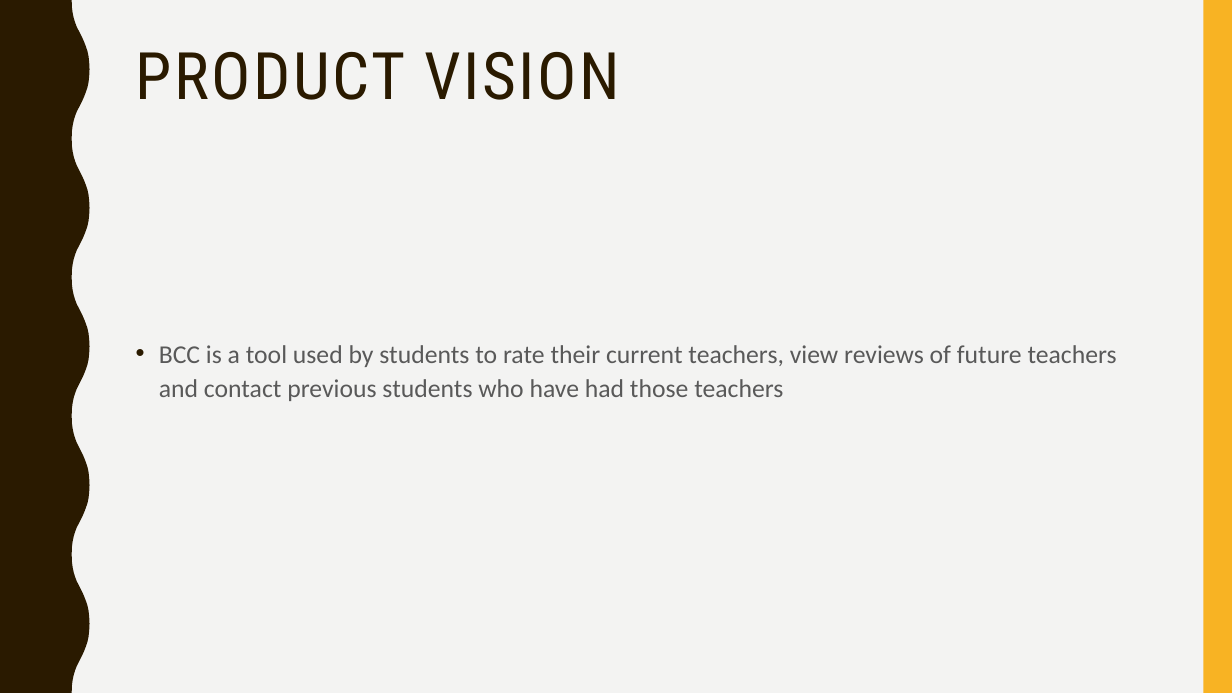
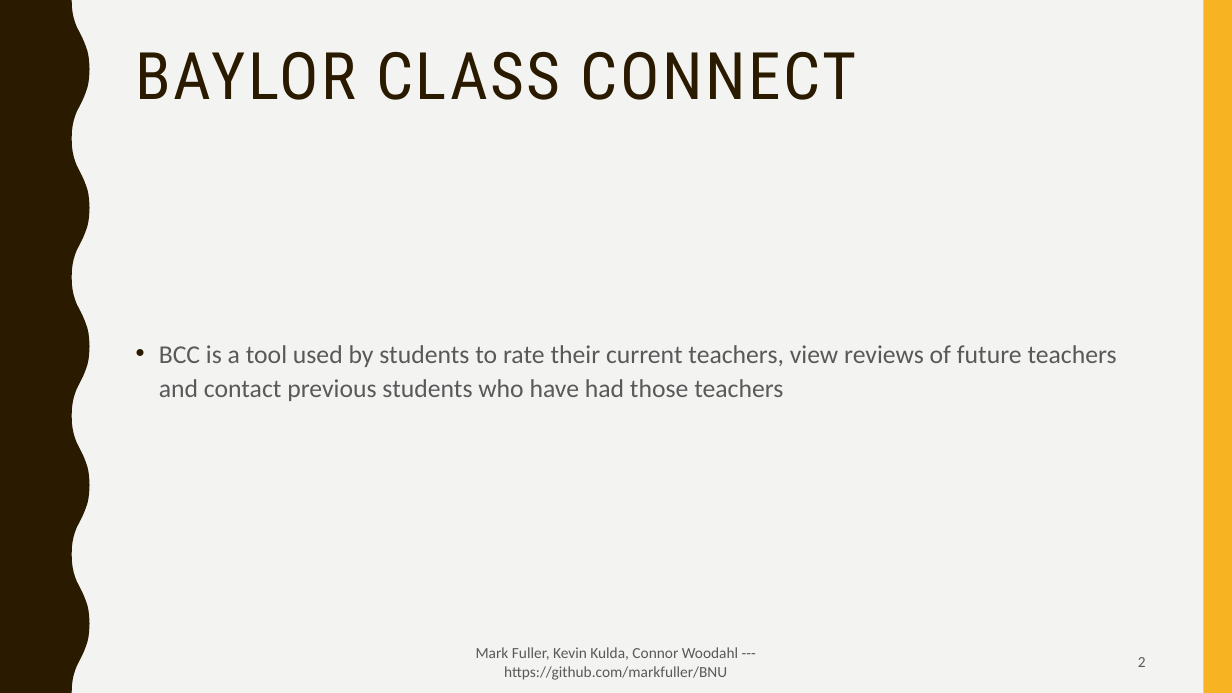
Before and after one commit to MarkFuller1/BCC, a slide deck: slide 2 of docs/BNU- BCC-1.pptx. Drawn at 1232x693 pixels with LibreOffice and Linux fonts; fonts in the diff are those of the drawing. Boxes give left, top, right and bottom in pixels: in the first picture for what was removed or moved away, otherwise in the second. Text is boxed around its words. In the diff, an @@ line names an element or a change of style, - is before the commit and + after.

```diff
--- a/docs/BNU- BCC-1.pptx
+++ b/docs/BNU- BCC-1.pptx
@@ title at [136,52,856,100]: text changed @@
-PRODUCT VISION
+BAYLOR CLASS CONNECT
@@ text added at [476,647,738,680], 12 pt, text #595959 @@
+Mark Fuller, Kevin Kulda, Connor Woodahl --- https://github.com/markfuller/BNU
@@ page number added at [1138,657,1146,667], 12 pt, text #595959 @@
+2
```
Also in this commit, not shown: 15 other slides changed, 19 slides added, 20 slides removed, 3 other files.
